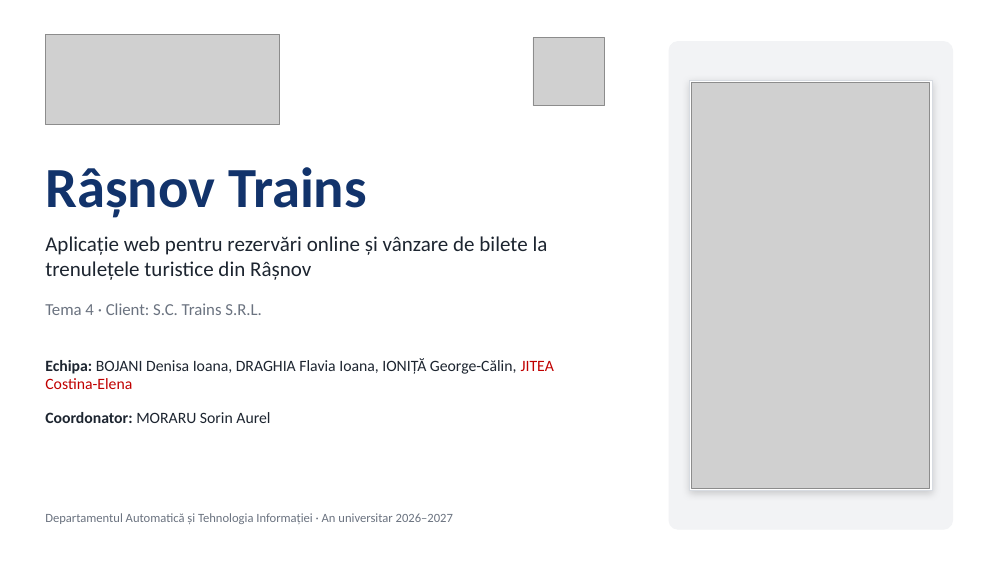
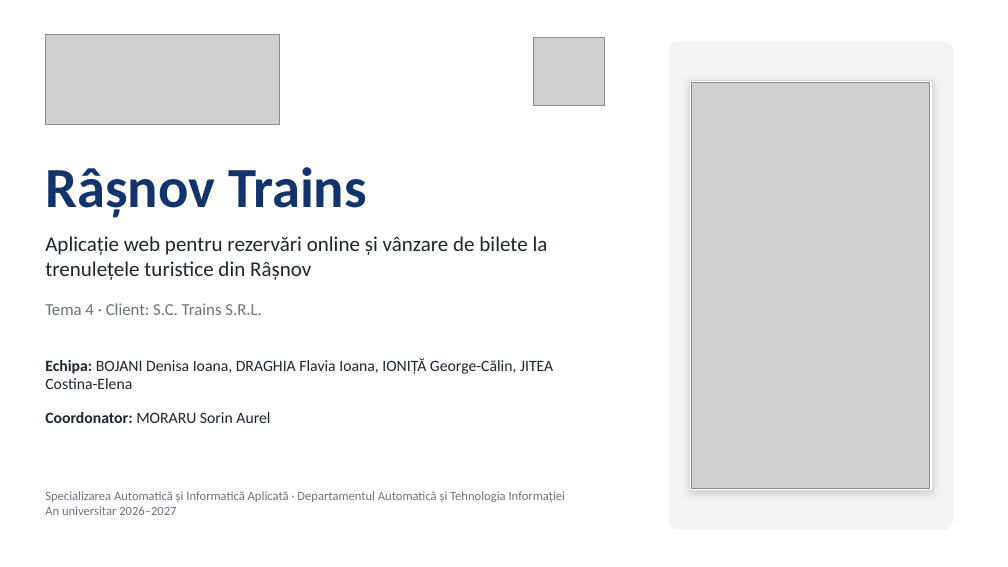
Before and after one commit to JohnBenson00/ProiectPA, a slide deck: slide 1 of docs/Prezentare_Tema4_RasnovTrains_DRAFT-WIP.pptx. Drawn at 1008x567 pixels with LibreOffice and Linux fonts; fonts in the diff are those of the drawing; grey boxes stand for pictures. Boxes give left, top, right and bottom in pixels: in the first picture for what was removed or moved away, otherwise in the second. Text is boxed around its words. In the diff, an @@ line names an element or a change of style, - is before the commit and + after.

```diff
--- a/docs/Prezentare_Tema4_RasnovTrains_DRAFT-WIP.pptx
+++ b/docs/Prezentare_Tema4_RasnovTrains_DRAFT-WIP.pptx
@@ text "Echipa: BOJANI Denisa Ioana, DRAGHIA ..." at <box>45,358,553,389</box>: text colour #C00000 to #1D2530 in "JITEA Costina-Elena" @@
@@ text at <box>45,491,565,515</box>: text changed @@
-Departamentul Automatică și Tehnologia Informației · An universitar 2026–2027
+Specializarea Automatică și Informatică Aplicată · Departamentul Automatică și Tehnologia Informației
+An universitar 2026–2027
```
Also in this commit, not shown: 1 other file.
